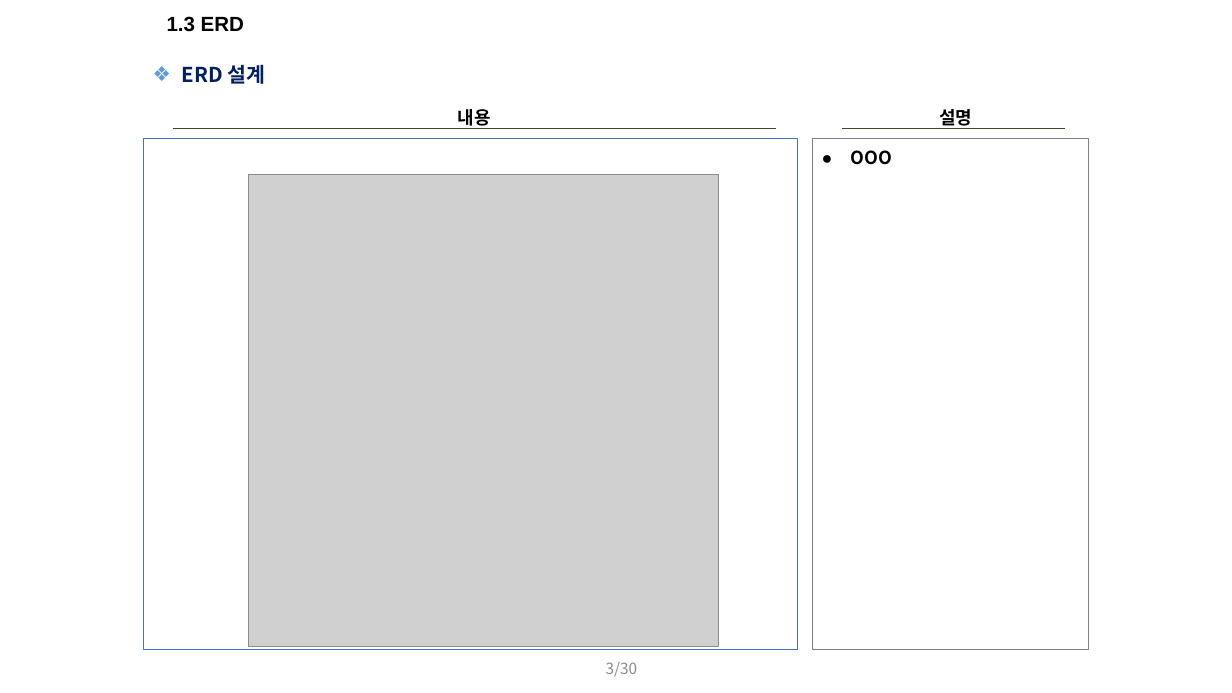
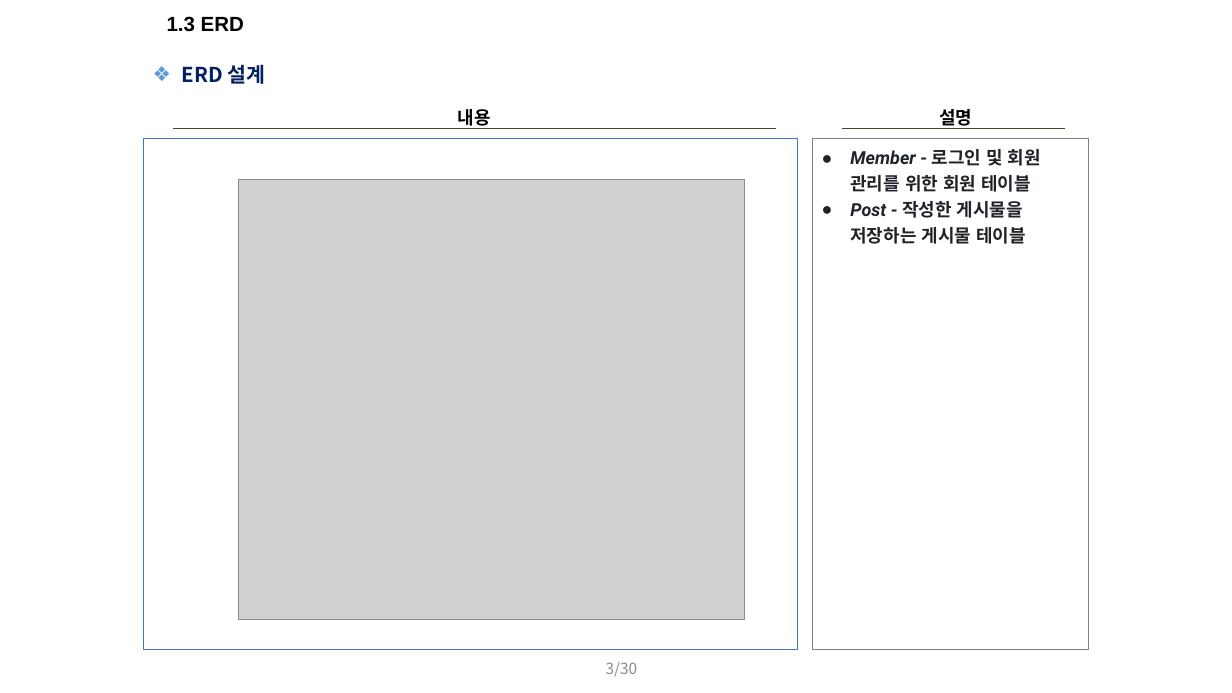
Before and after one commit to DahyeonS/Bike_Mini_Project, a slide deck: slide 3 of presentation/따릉따릉이.pptx. Drawn at 1232x693 pixels with LibreOffice and Linux fonts; fonts in the diff are those of the drawing; grey boxes stand for pictures. Boxes give left, top, right and bottom in pixels: in the first picture for what was removed or moved away, otherwise in the second. Text is boxed around its words. In the diff, an @@ line names an element or a change of style, - is before the commit and + after.

Commit message:
ppt 수정

```diff
--- a/presentation/따릉따릉이.pptx
+++ b/presentation/따릉따릉이.pptx
@@ text in pentagon arrow at [850,149,1041,244]: text changed; font Noto Sans CJK KR to Roboto; text colour #000000 to #1F2328 @@
-● OOO
+● Member - 로그인 및 회원 관리를 위한 회원 테이블
+● Post - 작성한 게시물을 저장하는 게시물 테이블
@@ picture: place and size @@
-picture at [249,175,719,647]
+picture at [238,179,745,619]
```
Also in this commit, not shown: 1 other file.
